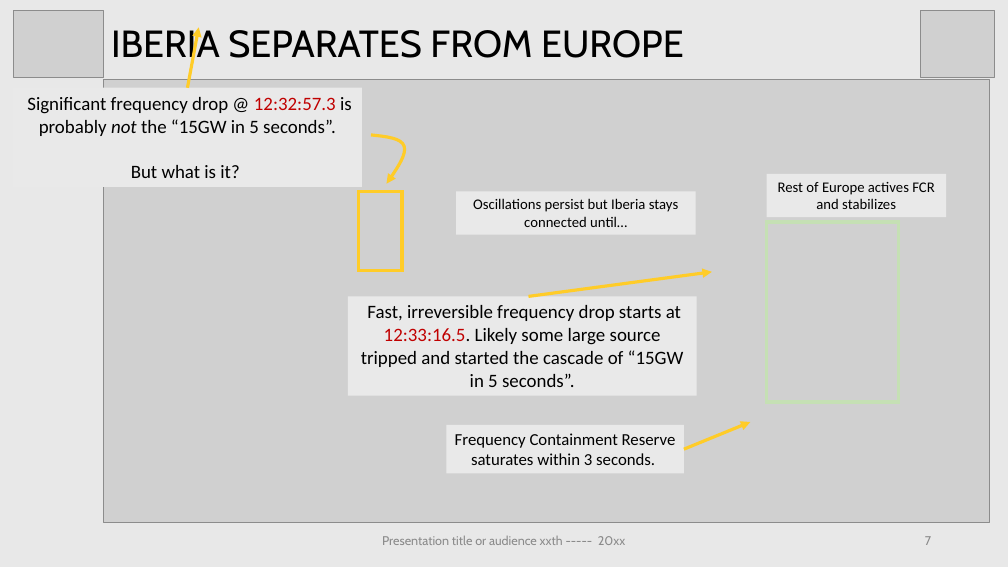
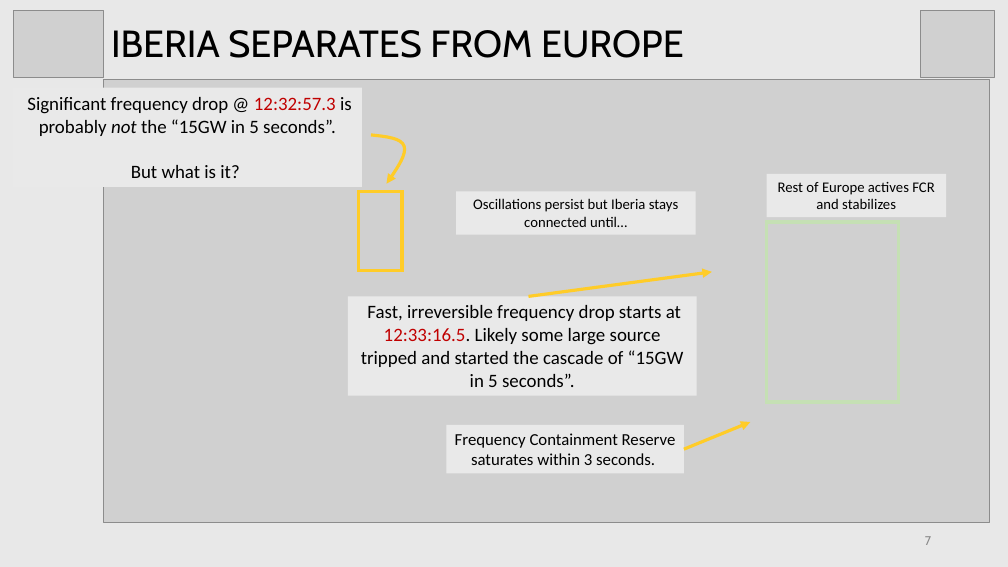
Before and after one commit to brmurray/apagon_april28, a slide deck: slide 7 of reports/Apragon_April28.pptx. Drawn at 1008x567 pixels with LibreOffice and Linux fonts; fonts in the diff are those of the drawing; grey boxes stand for pictures. Boxes give left, top, right and bottom in pixels: in the first picture for what was removed or moved away, otherwise in the second. Text is boxed around its words. In the diff, an @@ line names an element or a change of style, - is before the commit and + after.

```diff
--- a/reports/Apragon_April28.pptx
+++ b/reports/Apragon_April28.pptx
@@ arrow removed from (188, 88) to (199, 27) @@
@@ text removed at [382,536,626,545] @@
-Presentation title or audience xxth ----- 20xx
```
Also in this commit, not shown: 12 other slides changed, 2 slides added, 12 other files.
